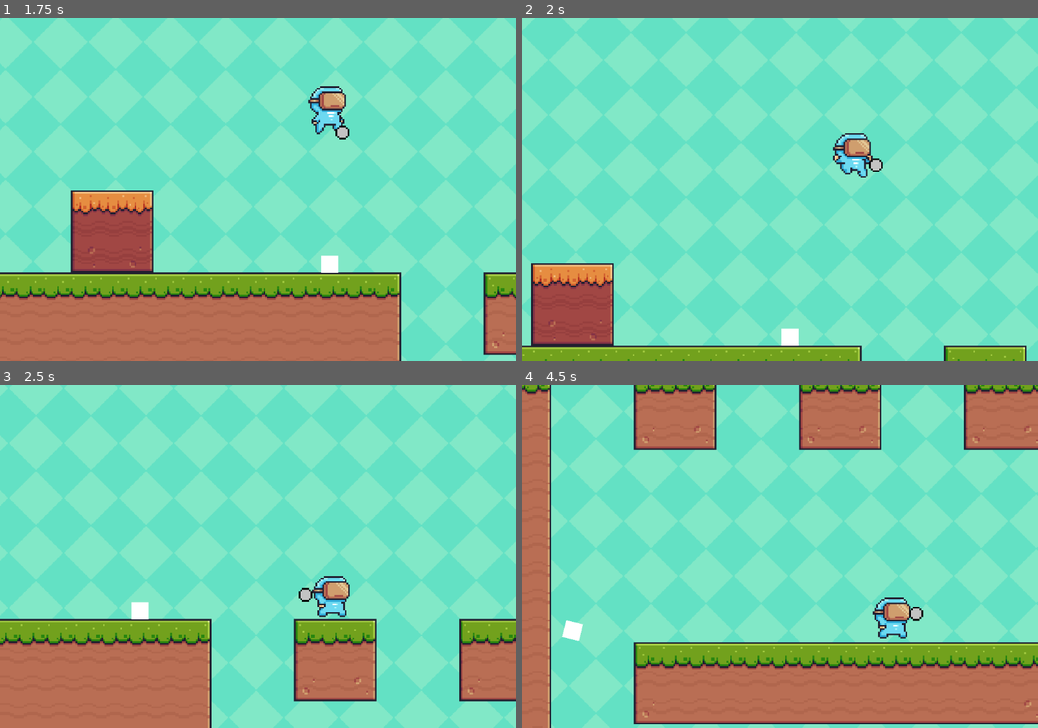
Above: before the commit, frames 1-4 (two rows, left to right).
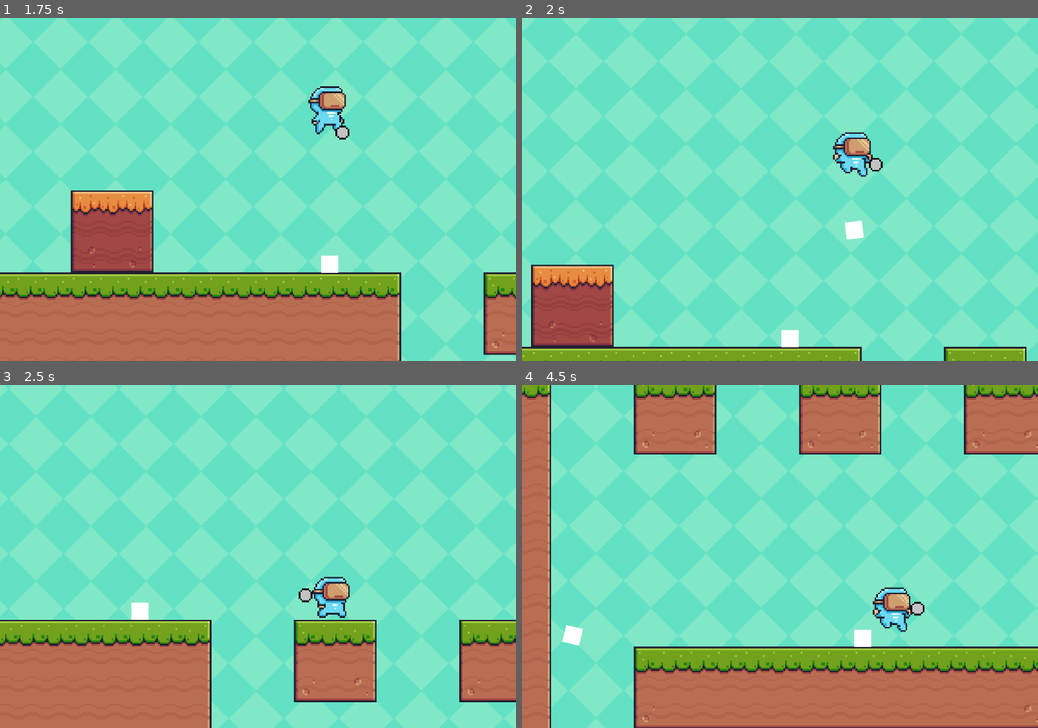
Above: after the commit, the same moments.

Repository: Minyguy/GameJamS2024
Game: Godot game, scene res://Subscenes/menu.tscn
The game is run twice, just before and just after one commit, with the same random seed, the same clock (stepped at 60 frames per second) and the same inputs.
Inputs (mouse positions are in pixels of both pictures, inside the frame that each line leads up to):
- Up to frame 1 (1.75 s): click "Play :)" at 0.5 s; move the mouse to (371, 172) at 1.27 s; press the mouse at (371, 172) at 1.28 s; hold Right (ui_right) from 1.28 s (still down); right-click (371, 172) at 1.35 s; tap Space (jump) at 1.52 s
- Up to frame 2 (2 s): keep holding Right (ui_right); tap Space (jump) at 1.82 s
- Up to frame 3 (2.5 s): keep holding Right (ui_right); move the mouse to (154, 573) at 2.02 s; release the mouse at (154, 573) at 2.03 s; click (154, 573) at 2.1 s; tap Space (jump) at 2.27, 2.3 s
- Up to frame 4 (4.5 s): tap Space (jump) at 2.57, 3.77, 4.07 s; move the mouse to (831, 481) at 2.77 s; release Right (ui_right) at 2.78 s; hold Left (ui_left) 2.78-3.53 s; hold Space (jump) 2.78-3.53 s; right-click (831, 481) at 3.05 s; move the mouse to (754, 625) at 3.52 s; hold Right (ui_right) from 3.53 s (still down); right-click (754, 625) at 3.6 s; click (754, 625) at 3.8 s; move the mouse to (934, 607) at 4.27 s; hold Space (jump) from 4.28 s (still down); tap F (dev_resurrect) at 4.35 s

Frame 1 is identical in both runs. In frame 2, 5.0% of the frame differs, in the area x 0-100%, y 0-100%; in frame 3, 2.7%; in frame 4, 19%.
Error after the commit: Invalid access to property or key 'target' on a base object of type 'Marker2D (PlayerMarker2D.gd)'. (res://Scripts/PlayerScript.gd:82)

Commit message:
wip player tp

Diff:
--- a/Scripts/PlayerMarker2D.gd
+++ b/Scripts/PlayerMarker2D.gd
@@ -11,3 +11,9 @@
 func _process(delta):
 	position = player.position.direction_to(get_global_mouse_position())*radius
 	pass
+
+
+func _on_area_2d_area_entered(area):
+	if area.has_method("do_teleport"):
+		if area.subtype == "Door":
+			pass
--- a/Scripts/PlayerScript.gd
+++ b/Scripts/PlayerScript.gd
@@ -6,20 +6,33 @@
 @export var JUMP_VELOCITY = 1000
 @export var portal_controller : Area2D
 @export var camera : Node2D
-
-const TYPE = "Player"
-var facing_right = true
-var base_shoot_cd = 30
-var curr_shoot_cd = 0
-var mouse = Vector2(0,0)
-var alive = true
-var dying = false
-var worm_time = false
-var jumpChat = 0
-var wormPortal = []
-var ground
-var target
-
+@export var target : Marker2D
+
+const TYPE := "Player"
+var facing_right := true
+var base_shoot_cd := 30
+var curr_shoot_cd := 0
+var mouse := Vector2(0,0)
+var alive := true
+var dying := false
+
+# Variables related to platforming etc
+var physics_enabled : bool
+
+# Variables related to going through wormholes
+var teleporting = false
+var portal_position : Vector2
+var portal : Node2D
+var is_left_in_portal : bool
+var in_portal := false
+var post_tp_grow := false
+
+# Variables related to Creating portals
+var worm_time := false
+var jumpChat := 0
+var ground : TileMap
+
+# Misc Variables
 var bullet_path
 var _animated_sprite
 var shape
@@ -28,16 +41,13 @@
 	worm_time = false
 
 func shoot_bullet(speed, radius) -> int:
-
-	var map_coords = ground.local_to_map(ground.to_local(target.position))
+	var map_coords = ground.local_to_map(ground.to_local(target.global_position))
 	if (ground.get_cell_tile_data(0, Vector2(map_coords.x, map_coords.y)) == null):
 		var bulletInst = bullet_path.instantiate()
 
 		add_sibling(bulletInst)
 		bulletInst.linear_velocity = position.direction_to(get_global_mouse_position())*speed
 		bulletInst.position = position + position.direction_to(get_global_mouse_position())*radius
-
-
 
 		return 1
 	else:
@@ -63,25 +73,29 @@
 		if (alive):
 			if not curr_shoot_cd:
 				if Input.is_action_pressed("shoot"):
-					print(get_global_mouse_position())
 					shoot_bullet(300, 40)
 					curr_shoot_cd = base_shoot_cd
 			else:
 				curr_shoot_cd = move_toward(curr_shoot_cd, 0, 1)
 
 			if Input.is_action_just_pressed("Start_Worming") and alive:
-				var map_coords = ground.local_to_map(ground.to_local(target.global_position))
-
-				if (ground.get_cell_tile_data(0, map_coords) != null):
-					print("WORMTIME")
-
-					#worm_time = true
-
-					var worm_pos = global_position
-					while ground.get_cell_tile_data(0, ground.local_to_map(ground.to_local(worm_pos))) == null:
-						worm_pos += worm_pos.direction_to(target.global_position)
-					portal_controller.start_worming(worm_pos)
-					camera.switch_target(portal_controller)
+				if (target.target != null):
+					pass
+					#Go through portal
+
+
+				else:
+					var map_coords = ground.local_to_map(ground.to_local(target.global_position))
+					if (ground.get_cell_tile_data(0, map_coords) != null):
+						print("WORMTIME")
+
+						#worm_time = true
+
+						var worm_pos = global_position
+						while ground.get_cell_tile_data(0, ground.local_to_map(ground.to_local(worm_pos))) == null:
+							worm_pos += worm_pos.direction_to(target.global_position)
+						portal_controller.start_worming(worm_pos)
+						camera.switch_target(portal_controller)
 
 
 
@@ -177,3 +191,22 @@
 
 	if Input.is_action_just_pressed("menu"):
 		get_parent().get_parent()._back_to_menu()
+
+func start_teleport(_portal, _position, is_left_direction):
+	if(is_left_direction):
+		print("Starting tp with direction left")
+	else:
+		print("Starting tp with direction right")
+	teleporting = true
+	portal_position = _position
+	portal = _portal
+	is_left_in_portal = is_left_direction
+	physics_enabled = false
+
+
+func stop_teleport():
+	teleporting = false
+	in_portal = false
+	physics_enabled = true
+	visible = true
+	post_tp_grow = true
--- a/Subscenes/player.tscn
+++ b/Subscenes/player.tscn
@@ -305,3 +305,5 @@
 
 [node name="CollisionShape2D2" type="CollisionShape2D" parent="Target/Area2D"]
 shape = SubResource("CircleShape2D_4qrov")
+
+[connection signal="area_entered" from="Target/Area2D" to="Target" method="_on_area_2d_area_entered"]
